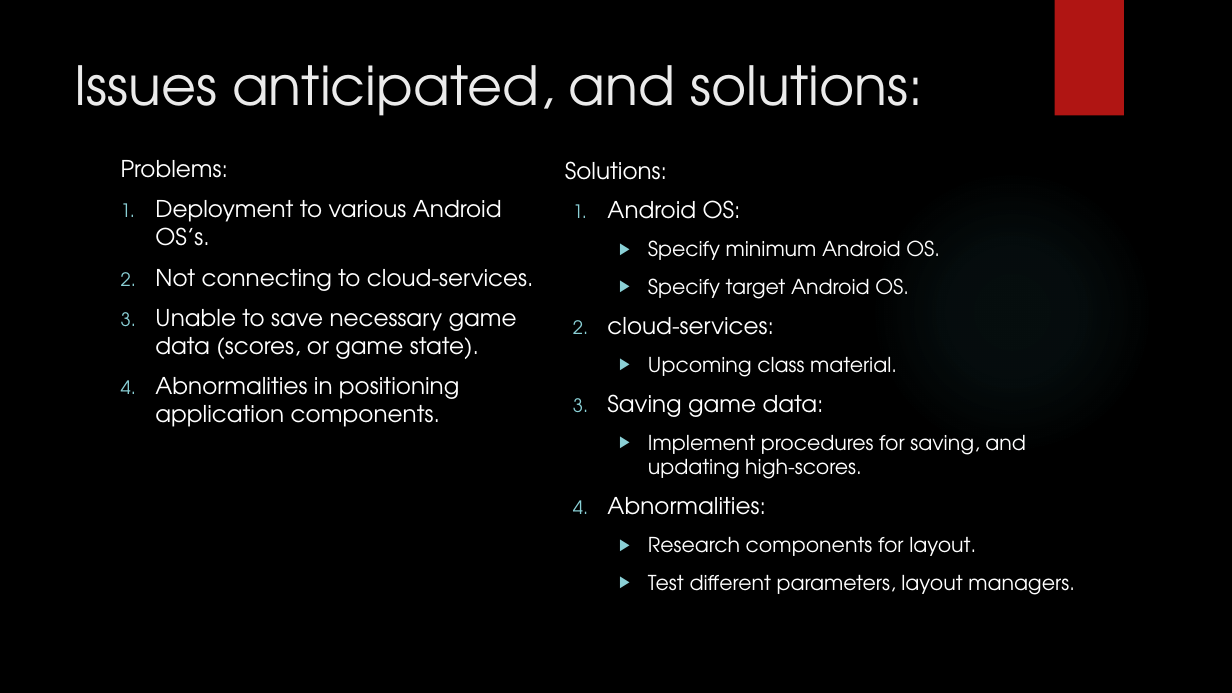
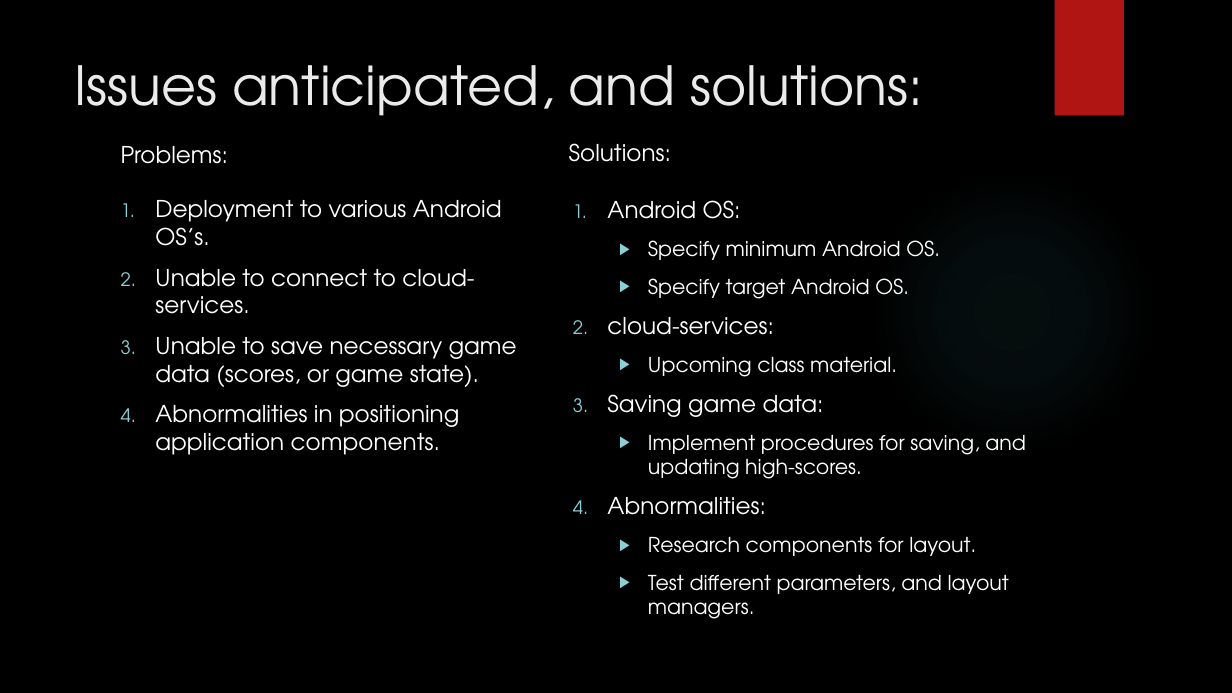
Before and after one commit to IgnitionOrk/SCaR_Arcade, a slide deck: slide 8 of SCaRArcade.pptx. Drawn at 1232x693 pixels with LibreOffice and Linux fonts; fonts in the diff are those of the drawing; background and template pictures are left out. Boxes give left, top, right and bottom in pixels: in the first picture for what was removed or moved away, otherwise in the second. Text is boxed around its words. In the diff, an @@ line names an element or a change of style, - is before the commit and + after.

```diff
--- a/SCaRArcade.pptx
+++ b/SCaRArcade.pptx
@@ text "Problems:" moved from (x1=121, y1=160, x2=228, y2=178) to (x1=121, y1=146, x2=228, y2=164) @@
@@ text "Solutions:" moved from (x1=565, y1=161, x2=667, y2=180) to (x1=569, y1=143, x2=671, y2=162) @@
@@ text at (x1=155, y1=269, x2=474, y2=314): text changed @@
-2. Not connecting to cloud-services.
+2. Unable to connect to cloud-services.
@@ text at (x1=648, y1=575, x2=1009, y2=619): text changed @@
-  ▶ Test different parameters, layout managers.
+  ▶ Test different parameters, and layout managers.
```
Also in this commit, not shown: 4 other slides changed.
